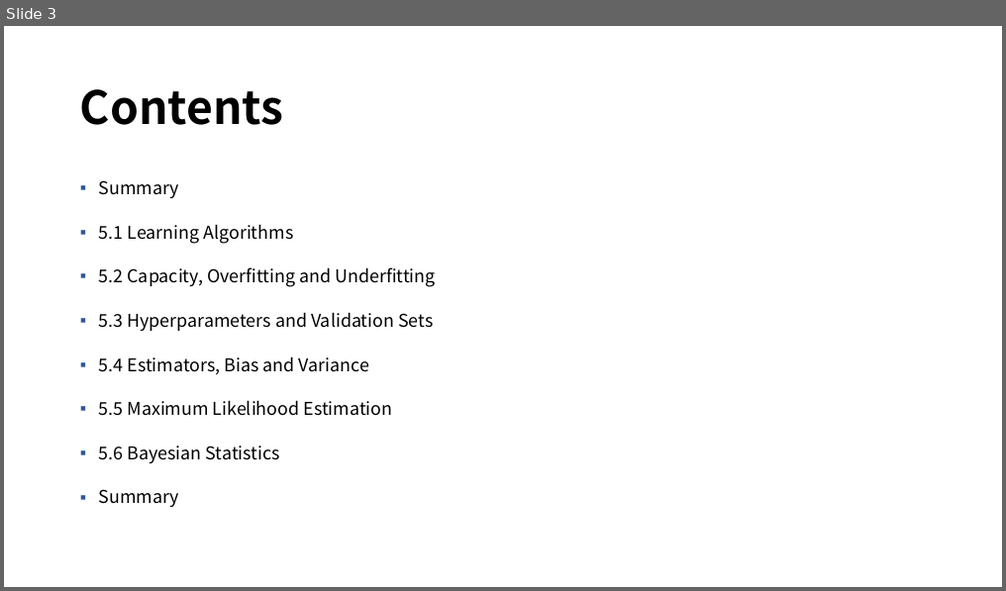
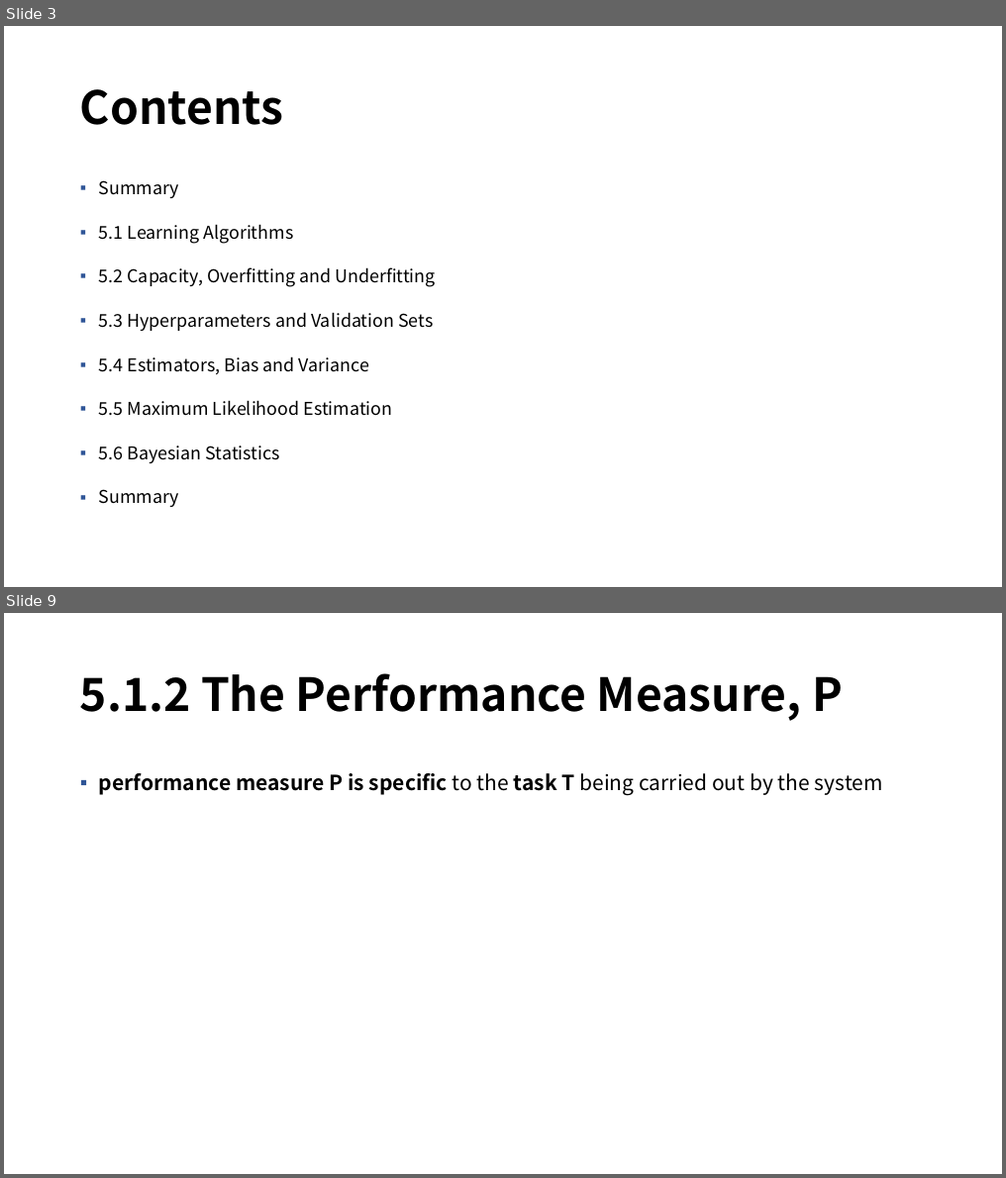
Before and after one commit to mmvv11/GraduateStudies, a slide deck: DeepLearningStudy/5-1. Machine Learning Basics, 230210, 정지운.pptx. Shown one above the other, each under a label of ours: slide 3 before the commit, slides 3 and 9 after it; the slides between them are not shown. The pictures are 1006x591 and 1006x1178 pixels, drawn with LibreOffice and Linux fonts; fonts in the diff are those of the drawing; background and template pictures are left out. Boxes give left, top, right and bottom in pixels: in the first picture for what was removed or moved away, otherwise in the second. Text is boxed around its words. In the diff, an @@ line names an element or a change of style, - is before the commit and + after.

```diff
--- a/DeepLearningStudy/5-1. Machine Learning Basics, 230210, 정지운.pptx
+++ b/DeepLearningStudy/5-1. Machine Learning Basics, 230210, 정지운.pptx
@@ slide 9 added at [4,613,1002,1174], background picture (left out) @@
@@ title added at [80,673,843,721], 44 pt, text #000000, bold @@
+5.1.2 The Performance Measure, P
@@ text added at [99,773,883,795], 20 pt, text #000000, bold @@
+▪ performance measure P is speciﬁc to the task T being carried out by the system
```
Also in this commit, not shown: 1 slide changed, 5 other slides added.
